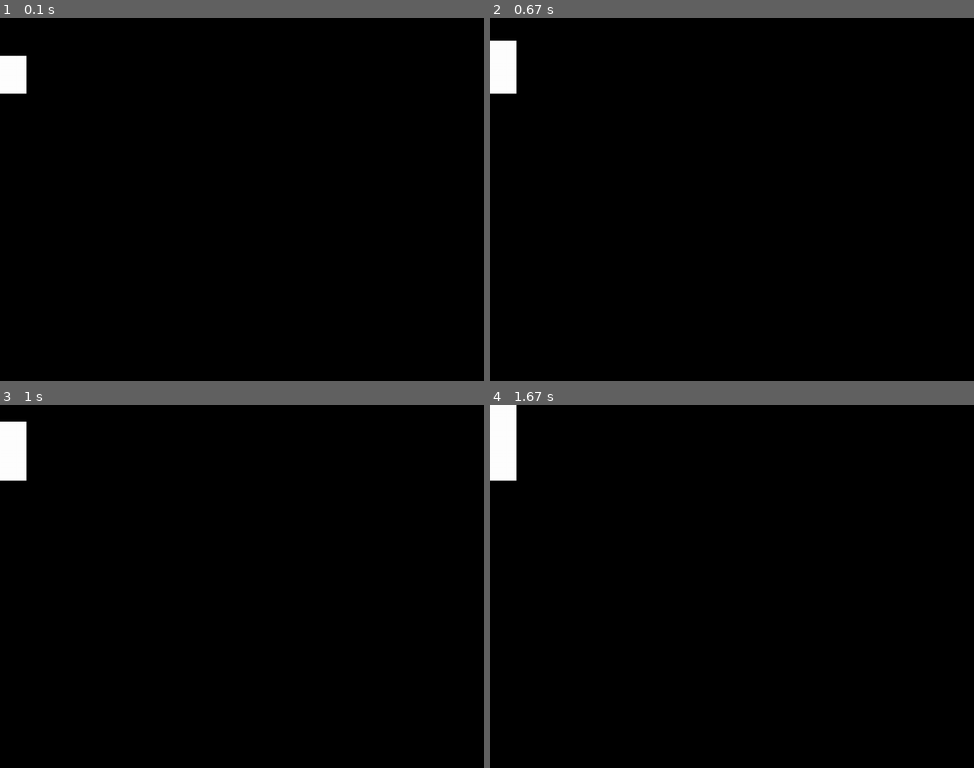
Above: before the commit, frames 1-4 (two rows, left to right).
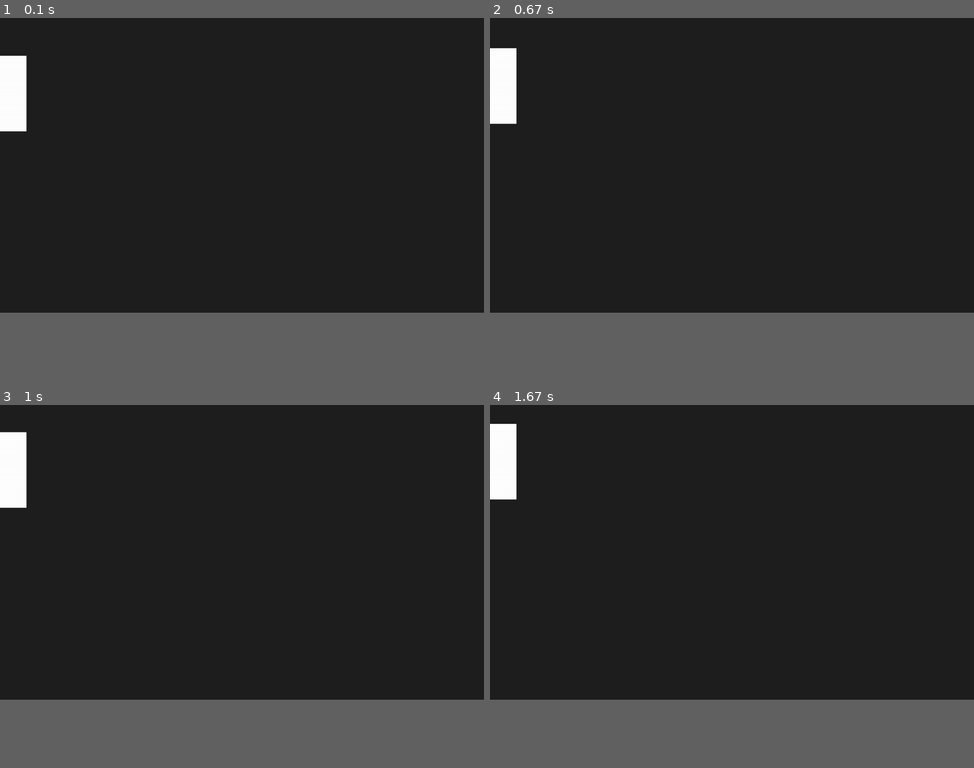
Above: after the commit, the same moments.

Repository: sshiple/Pong-Project
Game: pygame game, started from pong.py
Two runs of this game, one before a commit and one after it. Both use one fixed random seed, a clock stepped at 60 frames per second and the inputs below.
Inputs:
- Up to frame 1 (0.1 s): no input
- Up to frame 2 (0.67 s): hold Up from 0.33 s (still down)
- Up to frame 3 (1 s): release Up at 0.8 s
- Up to frame 4 (1.67 s): hold Up 1.17-1.53 s
In our replay, the window is 900x675 before the commit and 900x548 after it. These sizes can differ from the game's own. Grey fills any space a smaller window leaves; there, only what the larger window draws over its background counts as a difference.

The runs differ from the first frame. In frame 1, 81% of the frame differs, in the area x 0-100%, y 0-82%; in frame 2, 81%; in frame 3, 80%; in frame 4, 80%.

Commit message:
Add files via upload
Was previously pong_02.py.

Diff:
--- a/pong.py
+++ b/pong.py
@@ -16,21 +16,28 @@
 
 pygame.init()
 
-screenSize = screenHeight, screenWidth = 1280, 960
+# this is the creation of the screen
+
+screenSize = screenHeight, screenWidth = 1280, 780
 surface = pygame.display.set_mode(screenSize)
 pygame.display.set_caption("Pong")
 
 
-rectColor = (255, 255, 255) #sets the rectangle color
-rectSize = rectWidth, rectHeight = 70, 100 # sets size of the square to 100x100
+bg_color = pygame.Color('grey12')
+wht_color = (255, 255, 255)
+
+rectColor = wht_color #sets the rectangle color
+rectSize = rectWidth, rectHeight = 70, 200 # sets size of the square to 100x100
 rectPos = rectX, rectY = 0, 100 #sets the position of the square within the
 # display
 
-rectSpeed = 2 # I dont know what this means at all
+rectSpeed = 1 # I dont know what this means at all
 # I found out its the speed that the square moves when the controls are pressed
 # the lower the number the slower it goes and vice versa
 
 gameRect = pygame.Rect(rectX, rectY, rectWidth, rectHeight)
+
+
 
 def move_rect(gameRect):
     keys = pygame.key.get_pressed()
@@ -38,6 +45,11 @@
         gameRect.move_ip(0, -rectSpeed)
     if keys[pygame.K_DOWN]:
         gameRect.move_ip(0, rectSpeed)
+
+
+
+
+#game loop
 
 
 while True:
@@ -49,6 +61,8 @@
 
     move_rect(gameRect)
 
+    surface.fill(bg_color)
+
     gameRect.clamp_ip(surface.get_rect())
 
     pygame.draw.rect(surface, rectColor, gameRect)
